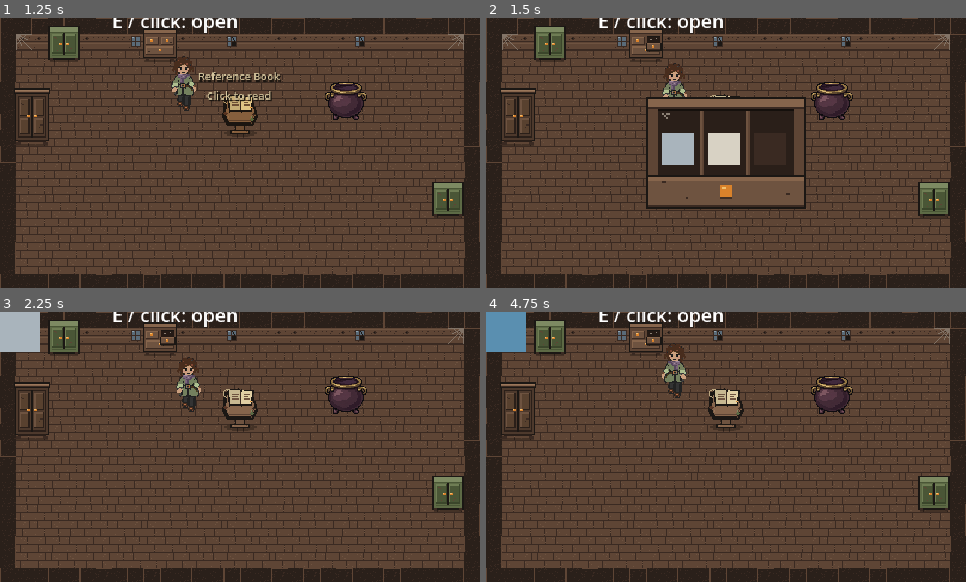
Above: before the commit, frames 1-4 (two rows, left to right).
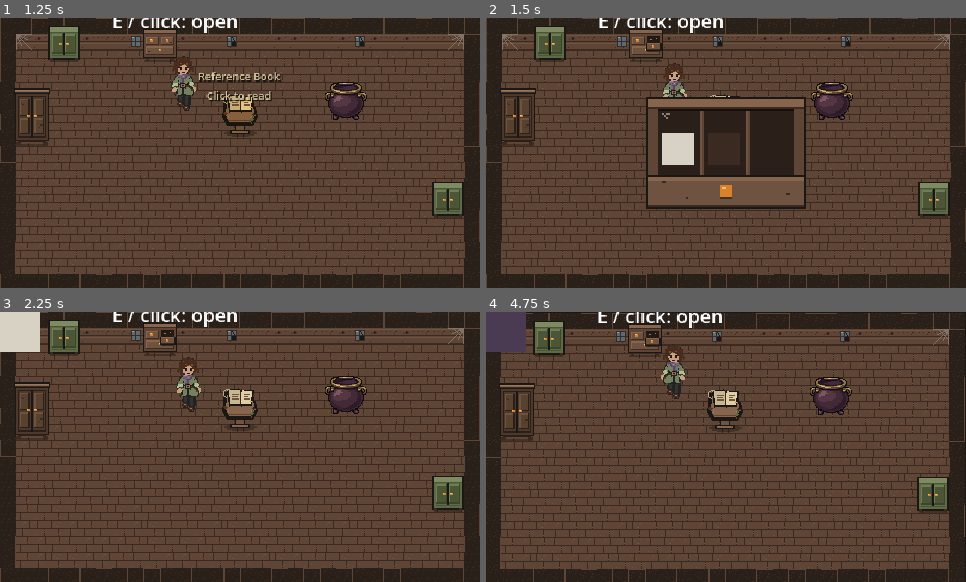
Above: after the commit, the same moments.

Repository: daize16/five-to-survive
Game: Godot game, scene res://main.tscn
The game is run twice, just before and just after one commit, with the same random seed, the same clock (stepped at 60 frames per second) and the same inputs.
Inputs (mouse positions are in pixels of both pictures, inside the frame that each line leads up to):
- Up to frame 1 (1.25 s): tap Enter at 0.5 s; move the mouse to (240, 115) at 0.52 s; hold Right (walk_right) from 0.53 s (still down); hold E (interact) from 0.53 s (still down); click (240, 115) at 0.67 s
- Up to frame 2 (1.5 s): tap Enter at 1.25 s; move the mouse to (630, 166) at 1.27 s; release Right (walk_right) at 1.28 s; release E (interact) at 1.28 s; hold Down (walk_down) from 1.28 s (still down); tap E (interact) at 1.35 s
- Up to frame 3 (2.25 s): release Down (walk_down) at 2 s; click (192, 444) at 2.02 s
- Up to frame 4 (4.75 s): tap R (restart) at 2.75 s; move the mouse to (774, 387) at 2.77 s; hold Right (walk_right) 2.78-3.53 s; hold E (interact) 2.78-3.53 s; move the mouse to (702, 501) at 3.52 s; hold Up (walk_up) 3.53-4.25 s; tap E (interact) at 3.6 s; click (702, 501) at 3.67 s; click (726, 444) at 4.27 s

Frame 1 is identical in both runs. In frame 2, 1.6% of the frame differs, in the area x 36-53%, y 42-55%; in frame 3, 1.2%; in frame 4, 31%, in the area x 0-100%, y 0-100%.
Error after the commit: Invalid access to property or key 'Frozen flame' on a base object of type 'Dictionary'. (res://scripts/ingredients_db.gd:34)

Commit message:
starting symptoms and game loop stuff

Diff:
--- a/new-game-project/main.tscn
+++ b/new-game-project/main.tscn
@@ -10,7 +10,8 @@
 [ext_resource type="PackedScene" uid="uid://cn3o73rqr1fmj" path="res://cupboard_popup.tscn" id="8_5vw27"]
 [ext_resource type="PackedScene" uid="uid://c8qh4ne2048hx" path="res://book.tscn" id="9_book"]
 [ext_resource type="PackedScene" path="res://book_lectern.tscn" id="10_lectern"]
-[ext_resource type="Texture2D" path="res://assets/cauldron_refined.png" id="11_cauldron"]
+[ext_resource type="Texture2D" uid="uid://dflh3630rhvyv" path="res://assets/cauldron_refined.png" id="11_cauldron"]
+[ext_resource type="Script" uid="uid://divm8452tggru" path="res://scripts/symptom_effects.gd" id="12_symptom_effects"]
 
 [sub_resource type="TileSetAtlasSource" id="TileSetAtlasSource_w48qg"]
 texture = ExtResource("2_5vw27")
@@ -111,3 +112,6 @@
 [node name="CupboardPopup" parent="." unique_id=647663135 instance=ExtResource("8_5vw27")]
 
 [node name="Book" parent="." unique_id=529358681 instance=ExtResource("9_book")]
+
+[node name="SymptomEffects" type="Node" parent="." unique_id=1668557637]
+script = ExtResource("12_symptom_effects")
--- a/new-game-project/scripts/main.gd
+++ b/new-game-project/scripts/main.gd
@@ -1,13 +1,27 @@
 extends Node2D
 
 @onready var popup = $CupboardPopup
+@onready var book = $Book
+@onready var symptom_effects = $SymptomEffects
+
+var current_illness: Dictionary = {}
+var cupboard_ids: Array = []
 
 func _ready() -> void:
-	var ids: Array = []
 	for c: Cupboard in get_tree().get_nodes_in_group("cupboards"):
-		ids.append(c.cupboard_id)
+		cupboard_ids.append(c.cupboard_id)
 		c.opened.connect(popup.open_for)
-	GameState.new_run(ids)
+	start_game()
+
+func start_game() -> void:
+	current_illness = book.sorted_ailments.pick_random()
+	print("Illness: ", current_illness["name"])
+	GameState.new_run(cupboard_ids, current_illness["cure"])
+	start_symptoms(current_illness["symptoms"])
+
+func start_symptoms(symptoms: Array) -> void:
+	symptom_effects.shakiness_enabled = symptoms.has("Shakiness")
+	# Add the other symptom checks here when their effects are ready.
 
 func _unhandled_input(event: InputEvent) -> void:
 	if event.is_action_pressed("restart"):
--- /dev/null
+++ b/new-game-project/scripts/symptom_effects.gd
@@ -0,0 +1,29 @@
+extends Node
+
+
+#code for shakiness symptom that gets worse over time
+#whoever is doing the game loop pls can u use this var below make it true when this symptom is needed
+
+@export var shakiness_enabled := false
+
+var shakiness_time := 0.0
+var original_position := Vector2.ZERO
+var world: Node2D
+
+func _ready() -> void:
+	world = get_parent() as Node2D
+	original_position = world.position
+
+func _process(delta: float) -> void:
+	if shakiness_enabled:
+		shakiness_time += delta
+		var progress = min(shakiness_time / 300.0, 1.0)
+		var intensity = progress * progress * progress
+		var shake = int(1 + intensity * 7)
+		world.position = original_position + Vector2(
+			randi_range(-shake, shake),
+			randi_range(-shake, shake)
+		)
+	else:
+		shakiness_time = 0.0
+		world.position = original_position
Not shown, added: new-game-project/scripts/symptom_effects.gd.uid
